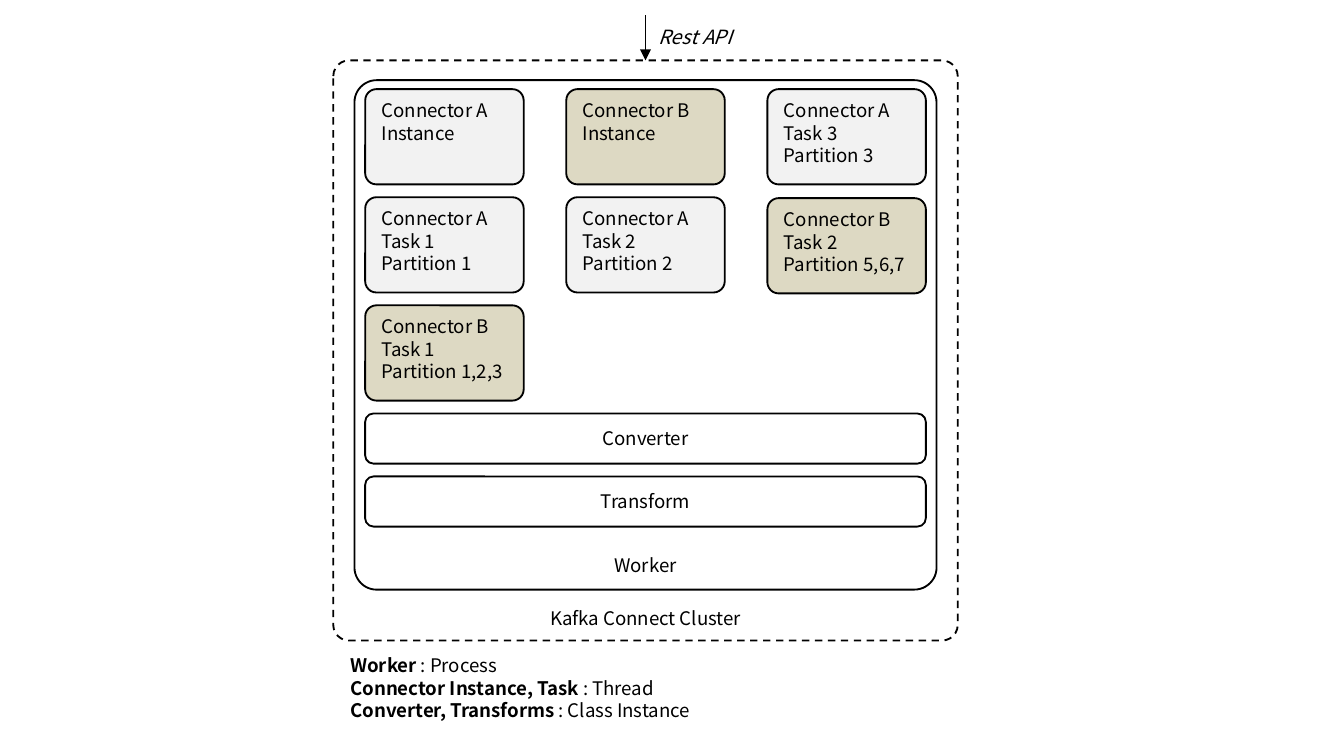
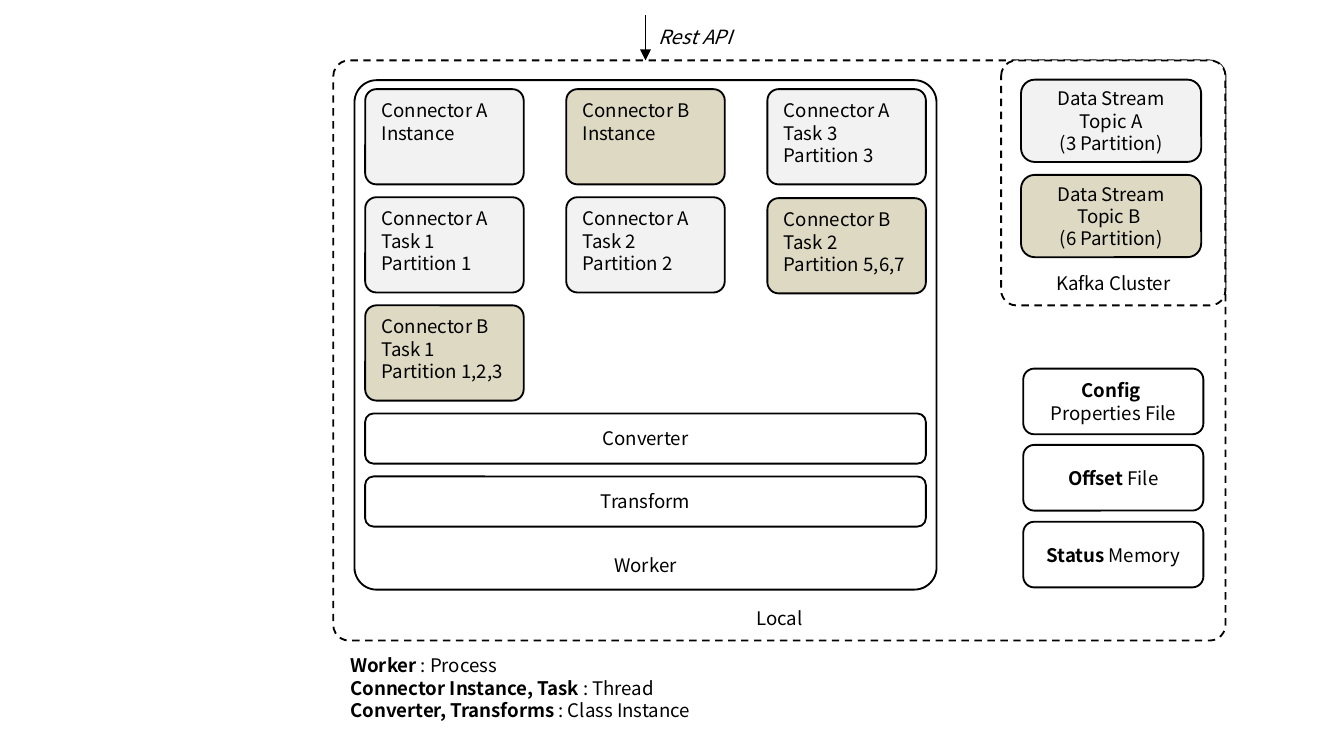
Before and after one commit to ssup2/blog-software, a slide deck: slide 6 of content/docs/theory-analysis/kafka-connect/images/images.pptx (slide 2 before the commit). Drawn at 1344x756 pixels with LibreOffice and Linux fonts; fonts in the diff are those of the drawing. Boxes give left, top, right and bottom in pixels: in the first picture for what was removed or moved away, otherwise in the second. Text is boxed around its words. In the diff, an @@ line names an element or a change of style, - is before the commit and + after.

```diff
--- a/content/docs/theory-analysis/kafka-connect/images/images.pptx
+++ b/content/docs/theory-analysis/kafka-connect/images/images.pptx
@@ rounded rectangle added at bbox=[333, 60, 1226, 641], fill #FFFFFF, outline #000000 1 pt dashed, 10 pt, text #000000 @@
+Local
@@ rounded rectangle "Kafka Cluster": place and size @@
-rounded rectangle "Kafka Cluster" at bbox=[333, 60, 958, 641]
+rounded rectangle "Kafka Cluster" at bbox=[1001, 60, 1226, 305]
@@ rounded rectangle "Kafka Cluster" at bbox=[1001, 60, 1226, 305]: proportions changed @@
@@ rounded rectangle added at bbox=[1021, 79, 1202, 161], fill #F2F2F2, outline #000000 1 pt, 10 pt, text #000000 @@
+Data Stream
+Topic A
+(3 Partition)
@@ rounded rectangle added at bbox=[1021, 175, 1202, 257], fill #DDD9C3, outline #000000 1 pt, 10 pt, text #000000 @@
+Data Stream
+Topic B
+(6 Partition)
@@ text in rounded rectangle at bbox=[1056, 275, 1170, 291]: text changed @@
-Kafka Connect Cluster
+Kafka Cluster
@@ rounded rectangle added at bbox=[1023, 368, 1203, 434], fill #FFFFFF, outline #000000 1 pt, 10 pt, text #000000 @@
+Config
+Properties File
@@ rounded rectangle added at bbox=[1023, 445, 1203, 511], fill #FFFFFF, outline #000000 1 pt, 10 pt, text #000000, bold @@
+Offset File
@@ rounded rectangle added at bbox=[1023, 521, 1203, 587], fill #FFFFFF, outline #000000 1 pt, 10 pt, text #000000, bold @@
+Status Memory
```
Also in this commit, not shown: 1 other slide changed, 4 slides added, 3 other files.
